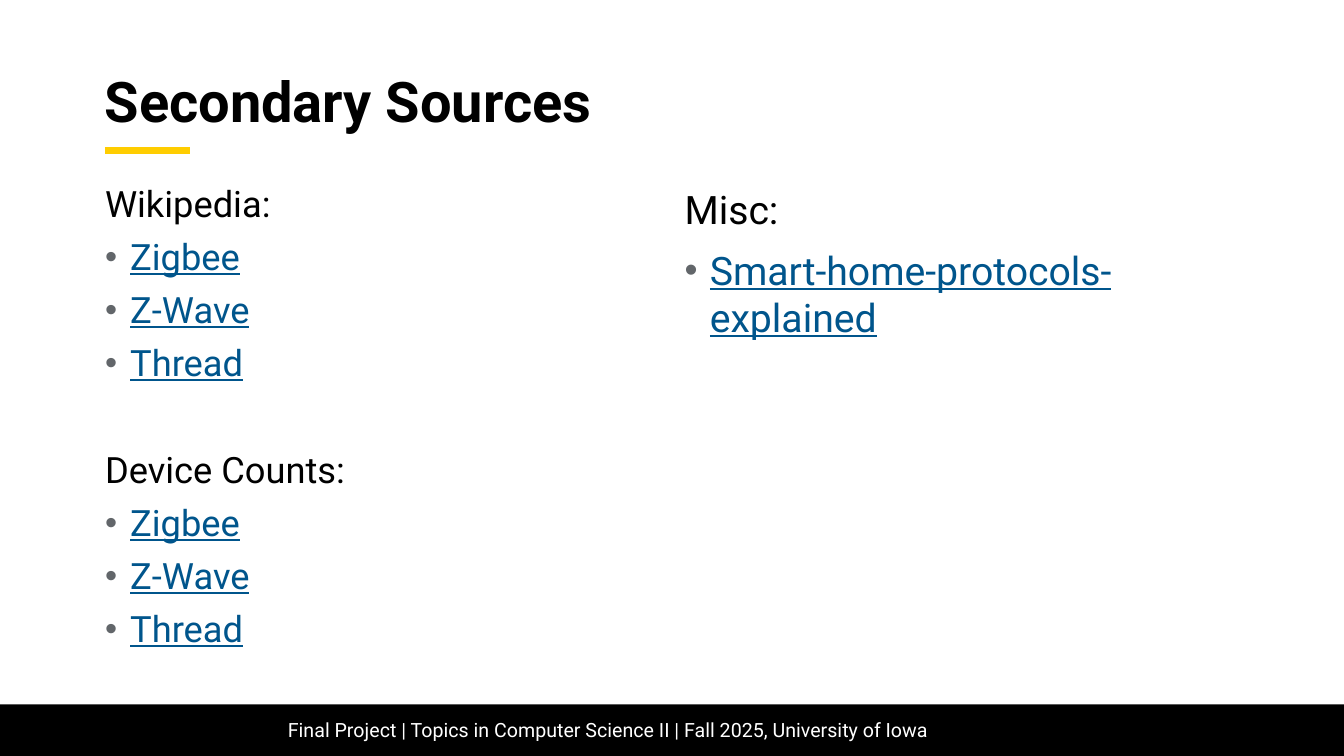
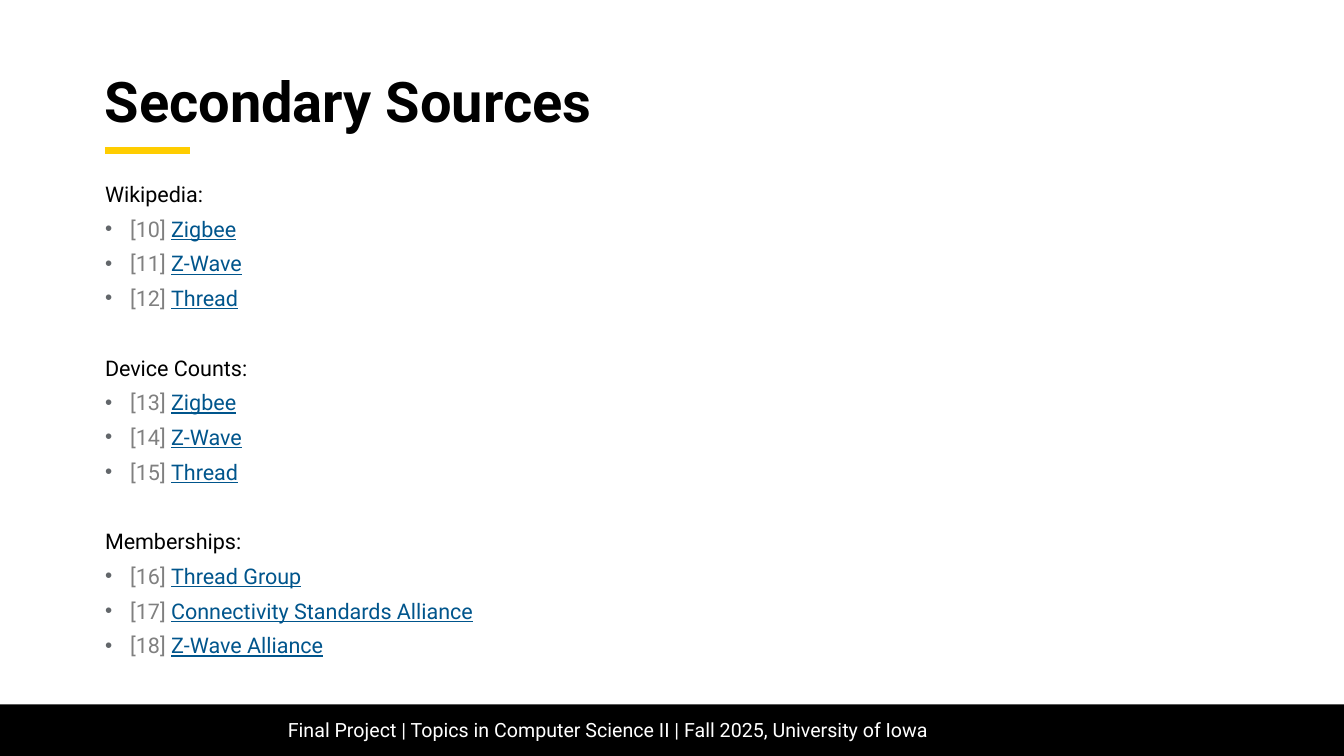
Before and after one commit to mattnkrueger/cs-4980--real-time-cyber-physical-systems, a slide deck: slide 65 of project/final_project-comparison_of_thread_zigbee_and_zwave_for_home_automation.pptx (slide 52 before the commit). Drawn at 1344x756 pixels with LibreOffice and Linux fonts; fonts in the diff are those of the drawing; background and template pictures are left out. Boxes give left, top, right and bottom in pixels: in the first picture for what was removed or moved away, otherwise in the second. Text is boxed around its words. In the diff, an @@ line names an element or a change of style, - is before the commit and + after.

```diff
--- a/project/final_project-comparison_of_thread_zigbee_and_zwave_for_home_automation.pptx
+++ b/project/final_project-comparison_of_thread_zigbee_and_zwave_for_home_automation.pptx
@@ text at [105, 186, 247, 377]: size 25.9 to 15.4 pt in "Wikipedia:", "Device Counts:"; line spacing 0.9 to 0.8 @@
@@ text removed at [685, 195, 1112, 340] @@
-Misc:
-• Smart-home-protocols-explained
@@ text at [130, 219, 242, 309]: text changed; size 25.9 to 15.4 pt @@
-• Zigbee
-• Z-Wave
-• Thread
+• [10] Zigbee
+• [11] Z-Wave
+• [12] Thread
@@ text at [105, 392, 473, 657]: text changed; size 25.9 to 15.4 pt @@
-• Zigbee
-• Z-Wave
-• Thread
+• [13] Zigbee
+• [14] Z-Wave
+• [15] Thread
+Memberships:
+• [16] Thread Group
+• [17] Connectivity Standards Alliance
+• [18] Z-Wave Alliance
```
Also in this commit, not shown: 31 other slides changed, 20 slides added, 7 slides removed, 2 other files.
